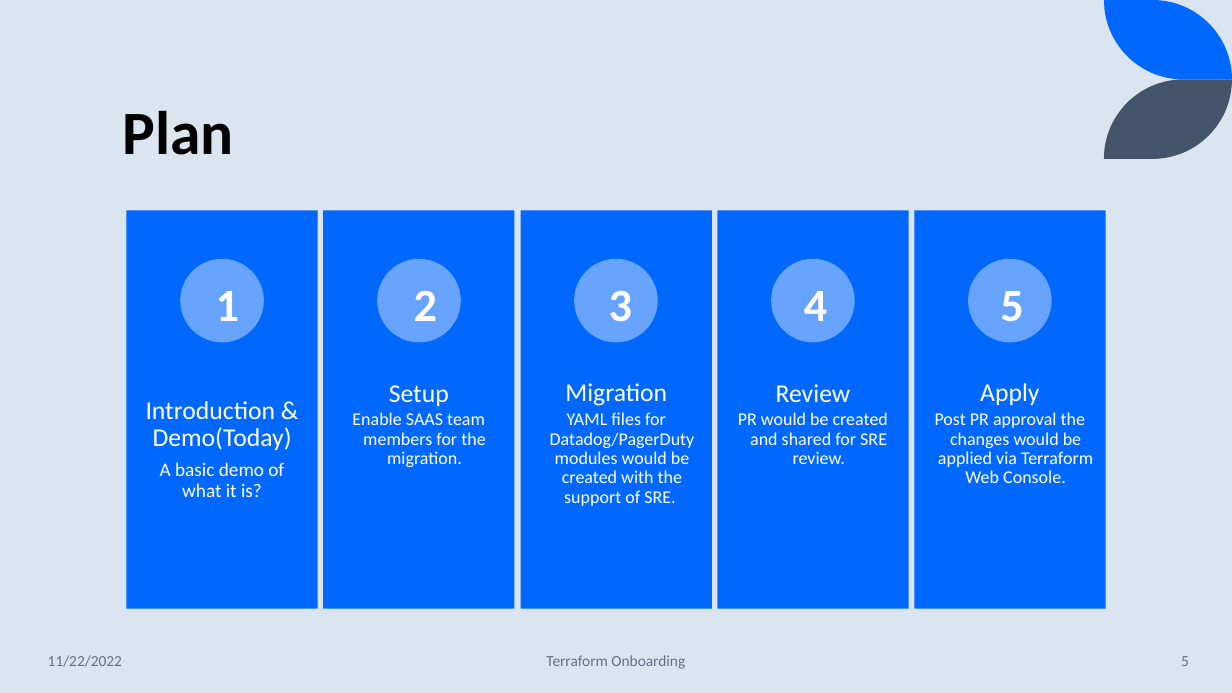
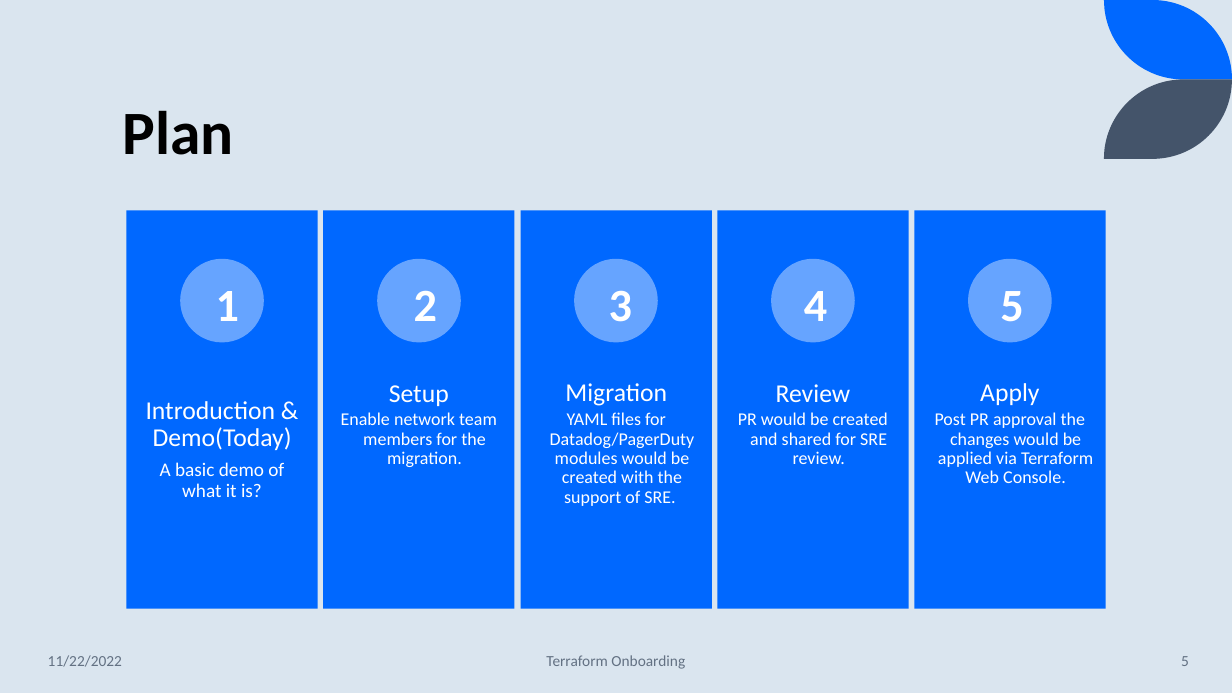
Before and after one commit to demonasta/Filesj, a slide deck: slide 5 of TerraformOnboardingPresentation_V1.0.pptx. Drawn at 1232x693 pixels with LibreOffice and Linux fonts; fonts in the diff are those of the drawing. Boxes give left, top, right and bottom in pixels: in the first picture for what was removed or moved away, otherwise in the second. Text is boxed around its words. In the diff, an @@ line names an element or a change of style, - is before the commit and + after.

```diff
--- a/TerraformOnboardingPresentation_V1.0.pptx
+++ b/TerraformOnboardingPresentation_V1.0.pptx
@@ text at [341,412,497,467]: text changed @@
-  Enable SAAS team members for the migration.
+  Enable network team members for the migration.
```
Also in this commit, not shown: 1 other slide changed.
